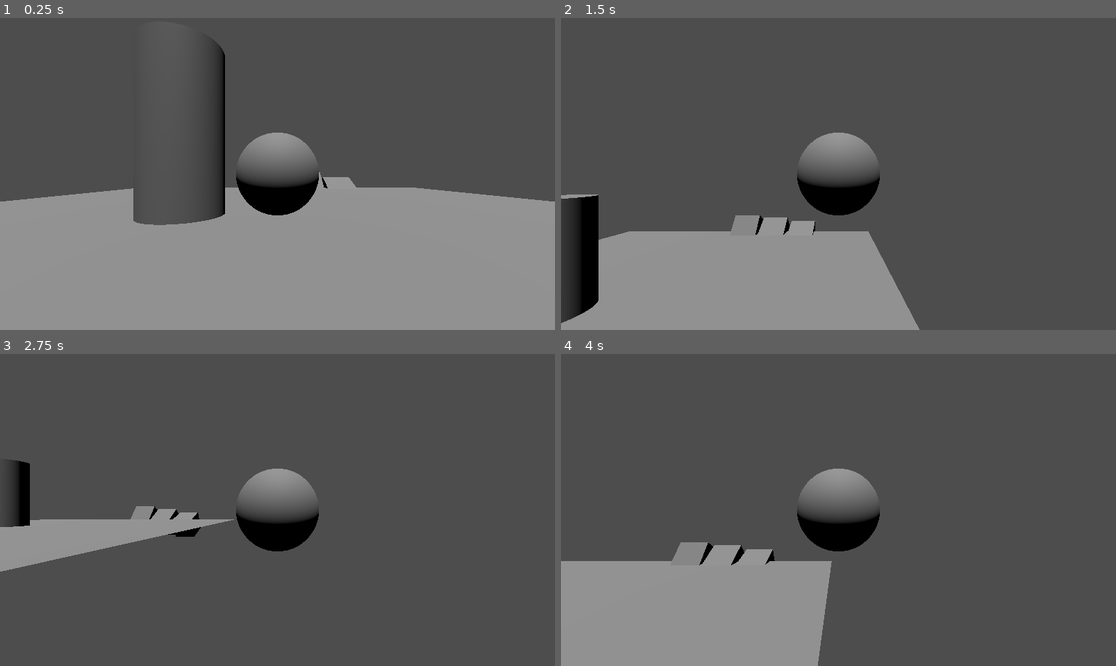
Above: before the commit, frames 1-4 (two rows, left to right).
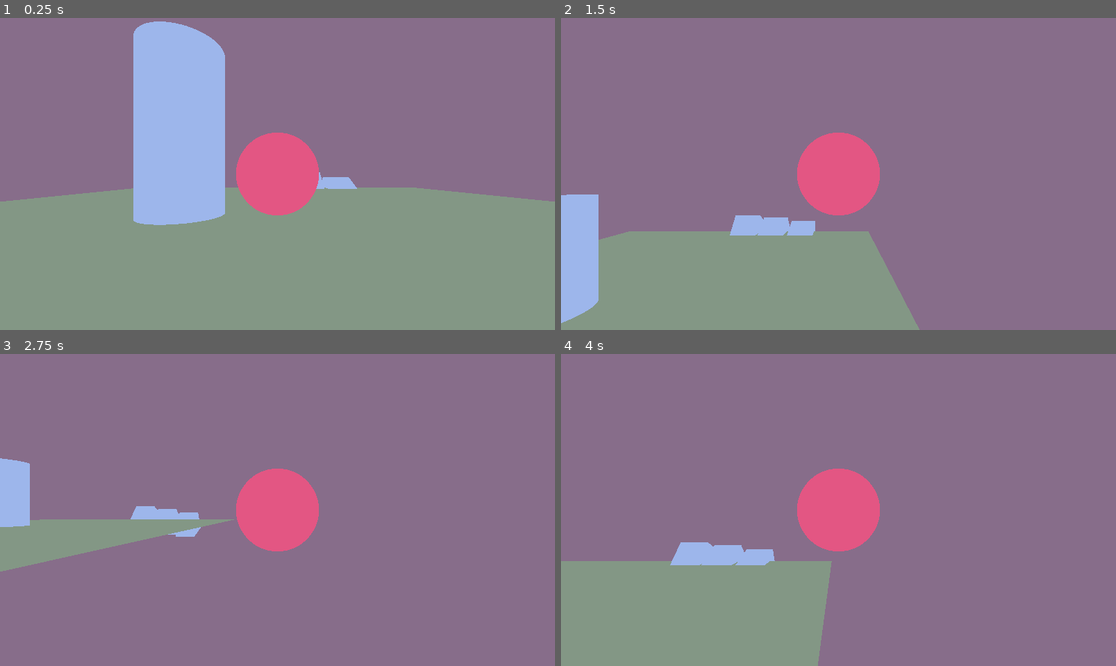
Above: after the commit, the same moments.

Repository: jawdan-dev/UOP-2024
Game: Godot game, scene res://Scenes/main.tscn
Two runs of this game, one before a commit and one after it. Both use one fixed random seed, a clock stepped at 60 frames per second and the inputs below.
Inputs:
- Up to frame 1 (0.25 s): no input
- Up to frame 2 (1.5 s): tap Enter at 0.5 s; hold D (player_movement_rightward) 0.53-1.28 s; tap Space (player_movement_jump) at 0.77 s; hold S (player_movement_backward) from 1.28 s (still down)
- Up to frame 3 (2.75 s): tap Space (player_movement_jump) at 1.52 s; release S (player_movement_backward) at 2.03 s; hold D (player_movement_rightward) from 2.03 s (still down)
- Up to frame 4 (4 s): release D (player_movement_rightward) at 2.78 s; hold W (player_movement_forward) 2.78-3.53 s; tap Space (player_movement_jump) at 3.02, 3.77 s; hold A (player_movement_leftward) from 3.53 s (still down)

The runs differ from the first frame. In frame 1, 58% of the frame differs, in the area x 0-100%, y 0-67%; in frame 2, 83%; in frame 3, 97%, in the area x 0-100%, y 0-100%; in frame 4, 84%.

Commit message:
Environment style/lighting update.

Diff:
--- /dev/null
+++ b/Environments/Main.tres
@@ -0,0 +1,9 @@
+[gd_resource type="Environment" format=3 uid="uid://crsf8smolp8au"]
+
+[resource]
+background_mode = 1
+background_color = Color(0.52866, 0.4266, 0.54, 1)
+ambient_light_source = 2
+ambient_light_color = Color(0.83555, 0.867673, 1, 1)
+ambient_light_energy = 3.01
+reflected_light_source = 1
--- /dev/null
+++ b/Materials/Default.tres
@@ -0,0 +1,5 @@
+[gd_resource type="StandardMaterial3D" format=3 uid="uid://65qj6lecvxni"]
+
+[resource]
+shading_mode = 0
+albedo_color = Color(0.6164, 0.71254, 0.92, 1)
--- /dev/null
+++ b/Materials/Floor.tres
@@ -0,0 +1,5 @@
+[gd_resource type="StandardMaterial3D" format=3 uid="uid://bswktap3wq88p"]
+
+[resource]
+shading_mode = 0
+albedo_color = Color(0.5133, 0.59, 0.519692, 1)
--- /dev/null
+++ b/Materials/Player.tres
@@ -0,0 +1,5 @@
+[gd_resource type="StandardMaterial3D" format=3 uid="uid://g000t01svn6p"]
+
+[resource]
+shading_mode = 0
+albedo_color = Color(0.89, 0.3382, 0.512937, 1)
--- a/Prefabs/Player.tscn
+++ b/Prefabs/Player.tscn
@@ -1,11 +1,9 @@
 [gd_scene load_steps=5 format=3 uid="uid://dn0hgnaquqf5p"]
 
 [ext_resource type="Script" path="res://Scripts/Player.gd" id="1_m82g4"]
+[ext_resource type="Material" uid="uid://g000t01svn6p" path="res://Materials/Player.tres" id="3_sbhip"]
 
 [sub_resource type="SphereShape3D" id="SphereShape3D_qfg5b"]
-
-[sub_resource type="CameraAttributesPractical" id="CameraAttributesPractical_3hrb8"]
-dof_blur_far_enabled = true
 
 [sub_resource type="SphereMesh" id="SphereMesh_c3302"]
 
@@ -19,10 +17,10 @@
 
 [node name="MainCamera" type="Camera3D" parent="."]
 transform = Transform3D(-0.997282, -0.0399062, 0.0619294, 0, 0.840595, 0.541664, -0.0736733, 0.540192, -0.838311, 0, 1.06238, -1.83475)
-attributes = SubResource("CameraAttributesPractical_3hrb8")
 
 [node name="Visual" type="Node3D" parent="."]
 
 [node name="MeshInstance3D" type="MeshInstance3D" parent="Visual"]
+material_override = ExtResource("3_sbhip")
 mesh = SubResource("SphereMesh_c3302")
 skeleton = NodePath("../..")
--- a/Scenes/main.tscn
+++ b/Scenes/main.tscn
@@ -1,6 +1,9 @@
-[gd_scene load_steps=8 format=3 uid="uid://qtc4v6o55otl"]
+[gd_scene load_steps=11 format=3 uid="uid://qtc4v6o55otl"]
 
 [ext_resource type="PackedScene" uid="uid://dn0hgnaquqf5p" path="res://Prefabs/Player.tscn" id="1_h0m3e"]
+[ext_resource type="Material" uid="uid://bswktap3wq88p" path="res://Materials/Floor.tres" id="2_0ovgl"]
+[ext_resource type="Material" uid="uid://65qj6lecvxni" path="res://Materials/Default.tres" id="2_egwti"]
+[ext_resource type="Environment" uid="uid://crsf8smolp8au" path="res://Environments/Main.tres" id="2_i77kt"]
 
 [sub_resource type="BoxShape3D" id="BoxShape3D_ekbg8"]
 
@@ -16,6 +19,9 @@
 
 [node name="Main" type="Node3D"]
 
+[node name="WorldEnvironment" type="WorldEnvironment" parent="."]
+environment = ExtResource("2_i77kt")
+
 [node name="Player" parent="." instance=ExtResource("1_h0m3e")]
 
 [node name="Environment" type="Node3D" parent="."]
@@ -27,6 +33,7 @@
 shape = SubResource("BoxShape3D_ekbg8")
 
 [node name="MeshInstance3D" type="MeshInstance3D" parent="Environment/StaticBody3D"]
+material_override = ExtResource("2_egwti")
 mesh = SubResource("BoxMesh_rj4dd")
 
 [node name="StaticBody3D2" type="StaticBody3D" parent="Environment"]
@@ -36,6 +43,7 @@
 shape = SubResource("BoxShape3D_ekbg8")
 
 [node name="MeshInstance3D" type="MeshInstance3D" parent="Environment/StaticBody3D2"]
+material_override = ExtResource("2_egwti")
 mesh = SubResource("BoxMesh_rj4dd")
 
 [node name="StaticBody3D3" type="StaticBody3D" parent="Environment"]
@@ -45,6 +53,7 @@
 shape = SubResource("BoxShape3D_ekbg8")
 
 [node name="MeshInstance3D" type="MeshInstance3D" parent="Environment/StaticBody3D3"]
+material_override = ExtResource("2_egwti")
 mesh = SubResource("BoxMesh_rj4dd")
 
 [node name="StaticBody3D4" type="StaticBody3D" parent="Environment"]
@@ -54,6 +63,7 @@
 shape = SubResource("CylinderShape3D_h6udj")
 
 [node name="MeshInstance3D2" type="MeshInstance3D" parent="Environment/StaticBody3D4"]
+material_override = ExtResource("2_egwti")
 mesh = SubResource("CylinderMesh_wonxn")
 skeleton = NodePath("../..")
 
@@ -61,11 +71,9 @@
 
 [node name="MeshInstance3D2" type="MeshInstance3D" parent="Environment/StaticBody3D5"]
 transform = Transform3D(10, 0, 0, 0, -4.37114e-07, 10, 0, -10, -4.37114e-07, 0, 0, 0)
+material_override = ExtResource("2_0ovgl")
 mesh = SubResource("QuadMesh_t50hh")
 skeleton = NodePath("../..")
 
 [node name="CollisionShape3D" type="CollisionShape3D" parent="Environment/StaticBody3D5"]
 shape = SubResource("WorldBoundaryShape3D_nfwkj")
-
-[node name="DirectionalLight3D" type="DirectionalLight3D" parent="."]
-transform = Transform3D(1, 0, 0, 0, -0.282727, 0.959201, 0, -0.959201, -0.282727, 0, 2.39687, 0)
